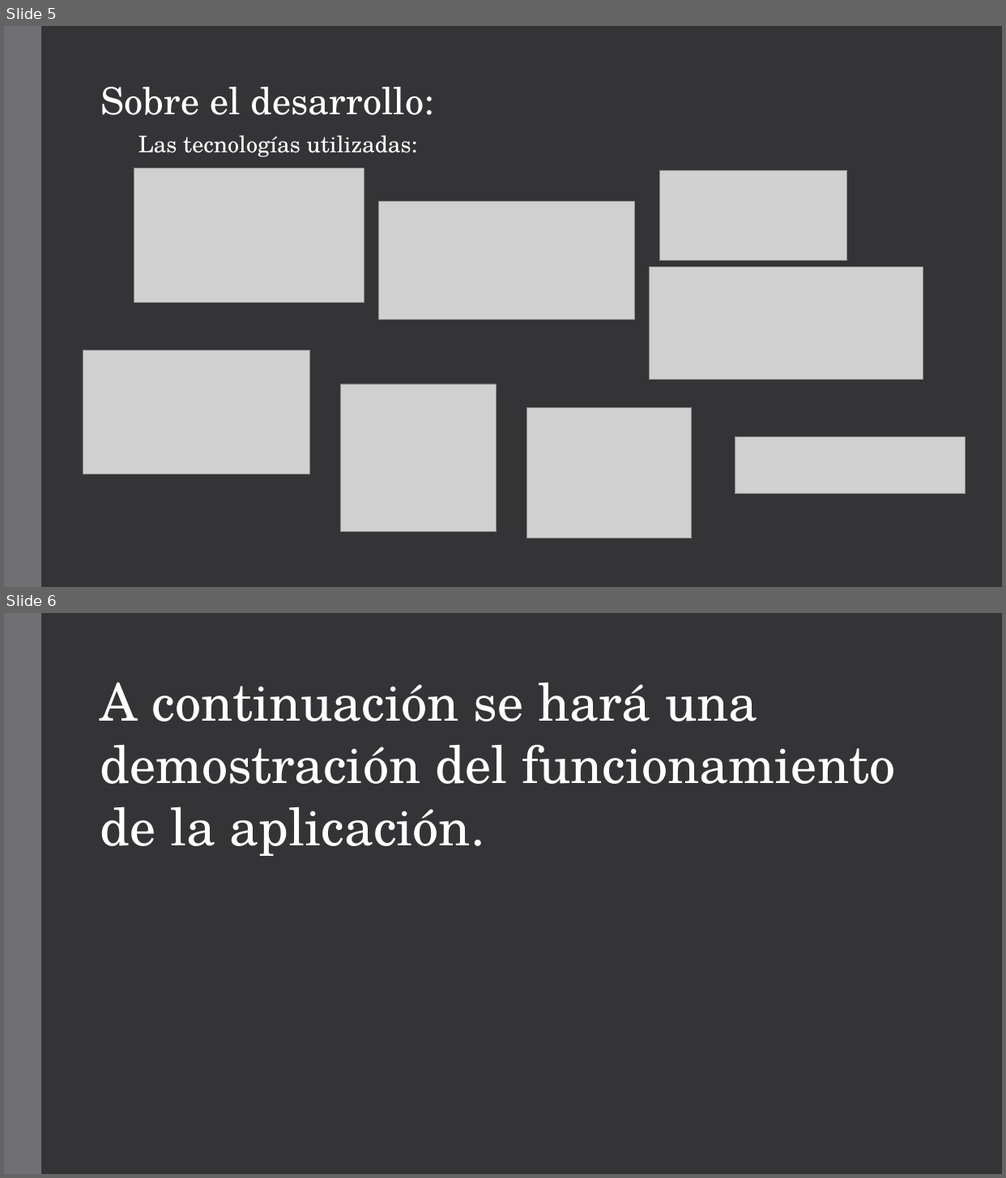
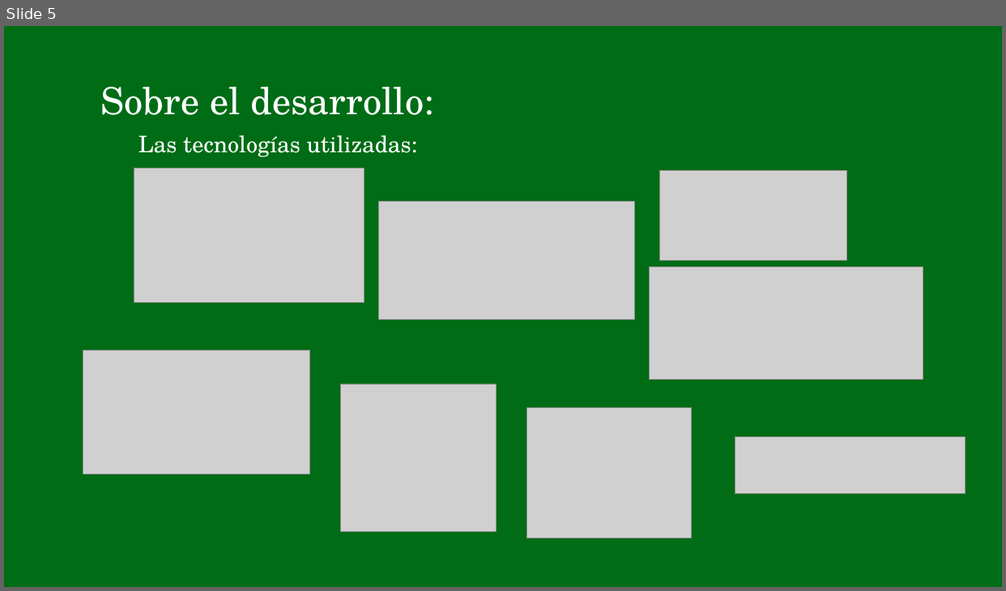
Before and after one commit to PlumpMath/WikiCEP, a slide deck: Presentacion.pptx. Shown one above the other, each under a label of ours: slides 5 and 6 before the commit, slide 5 after it. The pictures are 1006x1178 and 1006x591 pixels, drawn with LibreOffice and Linux fonts; fonts in the diff are those of the drawing; grey boxes stand for pictures. Boxes give left, top, right and bottom in pixels: in the first picture for what was removed or moved away, otherwise in the second. Text is boxed around its words. In the diff, an @@ line names an element or a change of style, - is before the commit and + after.

Commit message:
Cambia color de fondo de presentacion

```diff
--- a/Presentacion.pptx
+++ b/Presentacion.pptx
@@ slide 6 removed at (4, 613, 1002, 1174), background #353537; not listed: 1 template element that a slide beside it also shows @@
@@ text removed at (100, 682, 895, 856) @@
-A continuación se hará una demostración del funcionamiento de la aplicación.
@@ slide 5 changed as well @@
@@ background #353537 to #006C15 @@
@@ rectangle removed at (4, 26, 41, 587) @@
```
Also in this commit, not shown: 4 other slides changed, 1 slide added, 1 other file.
